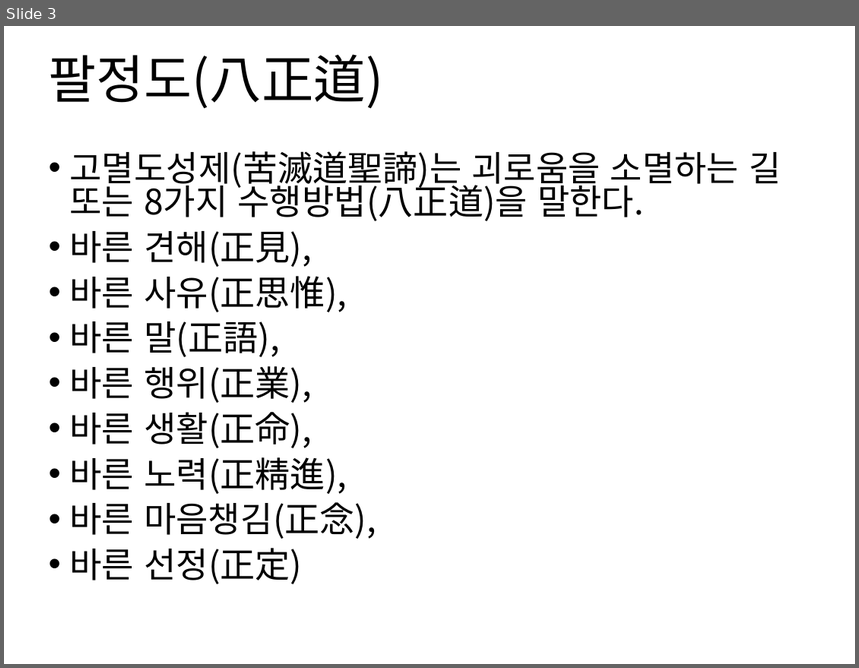
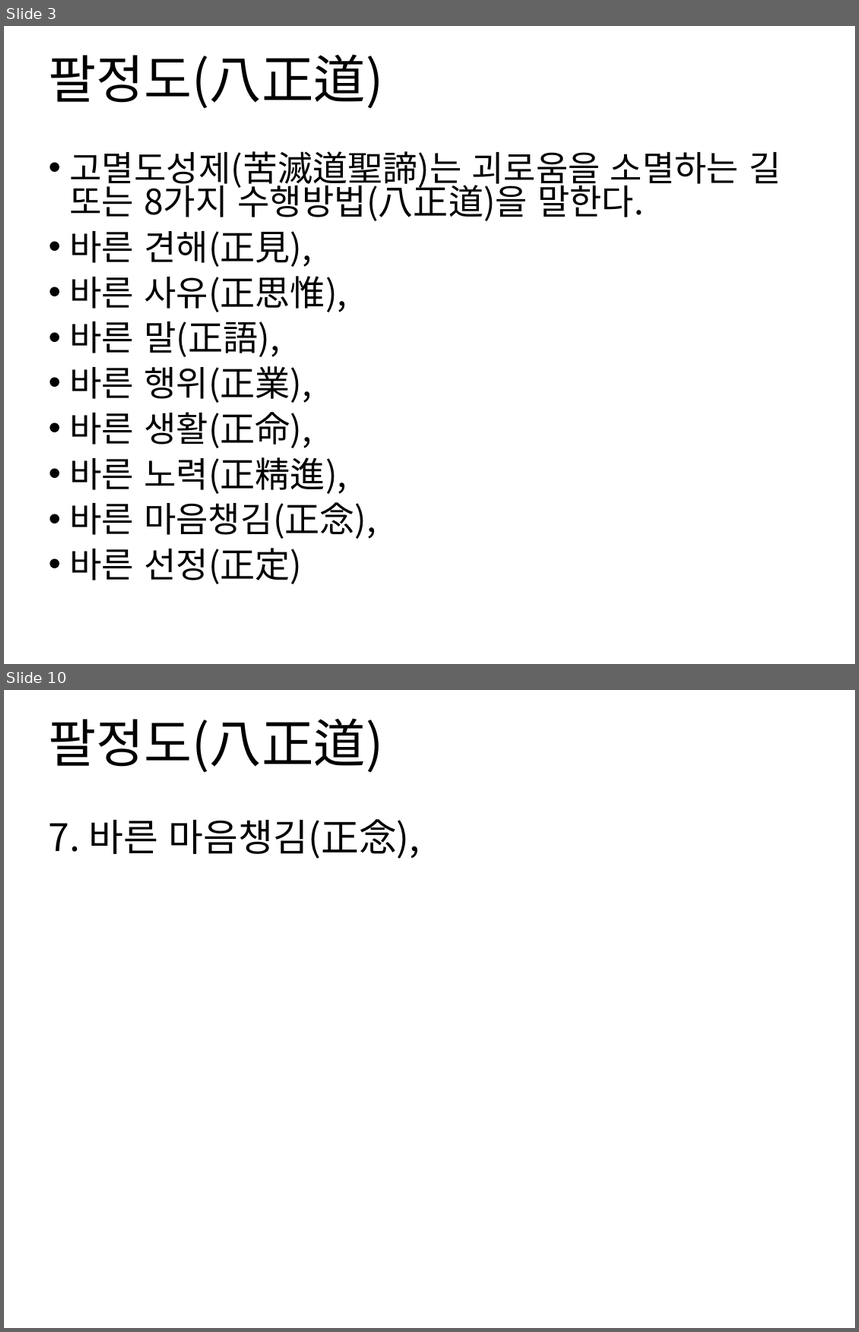
Before and after one commit to kimdaehee5609/FourNobleTruths, a slide deck: DOC/사성제.pptx. Shown one above the other, each under a label of ours: slide 3 before the commit, slides 3 and 10 after it; the slides between them are not shown. The pictures are 859x668 and 859x1332 pixels, drawn with LibreOffice and Linux fonts; fonts in the diff are those of the drawing. Boxes give left, top, right and bottom in pixels: in the first picture for what was removed or moved away, otherwise in the second. Text is boxed around its words. In the diff, an @@ line names an element or a change of style, - is before the commit and + after.

Commit message:
2022.07.31.일  팔정도 작성

```diff
--- a/DOC/사성제.pptx
+++ b/DOC/사성제.pptx
@@ slide 10 added at [4, 690, 855, 1328], background #FFFFFF @@
@@ title added at [49, 718, 384, 773], 44 pt, text #000000 @@
+팔정도(八正道)
@@ text added at [49, 819, 420, 859], 32 pt, text #000000 @@
+7. 바른 마음챙김(正念),
```
Also in this commit, not shown: 7 other slides added, 2 other files.
